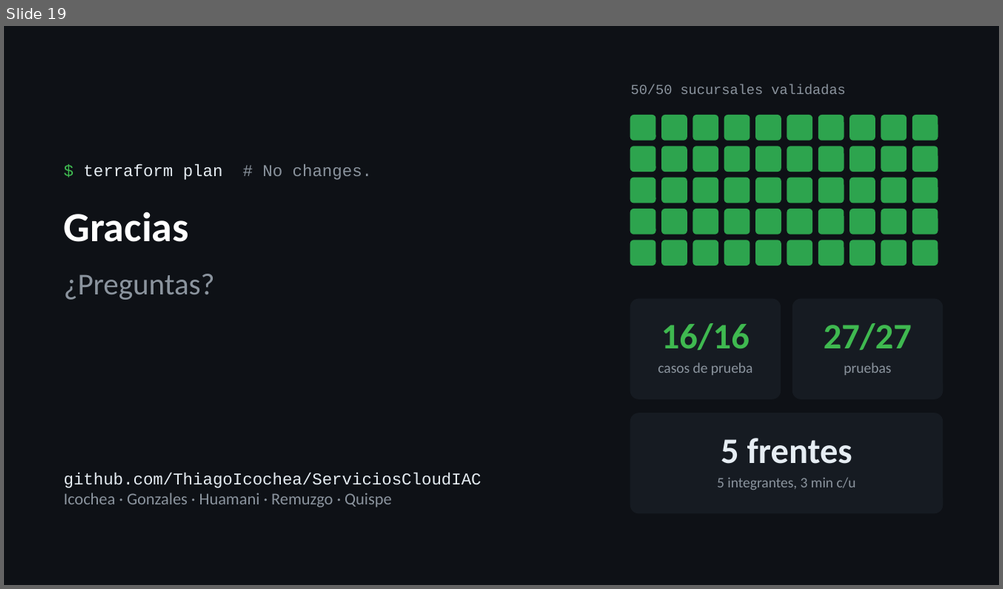
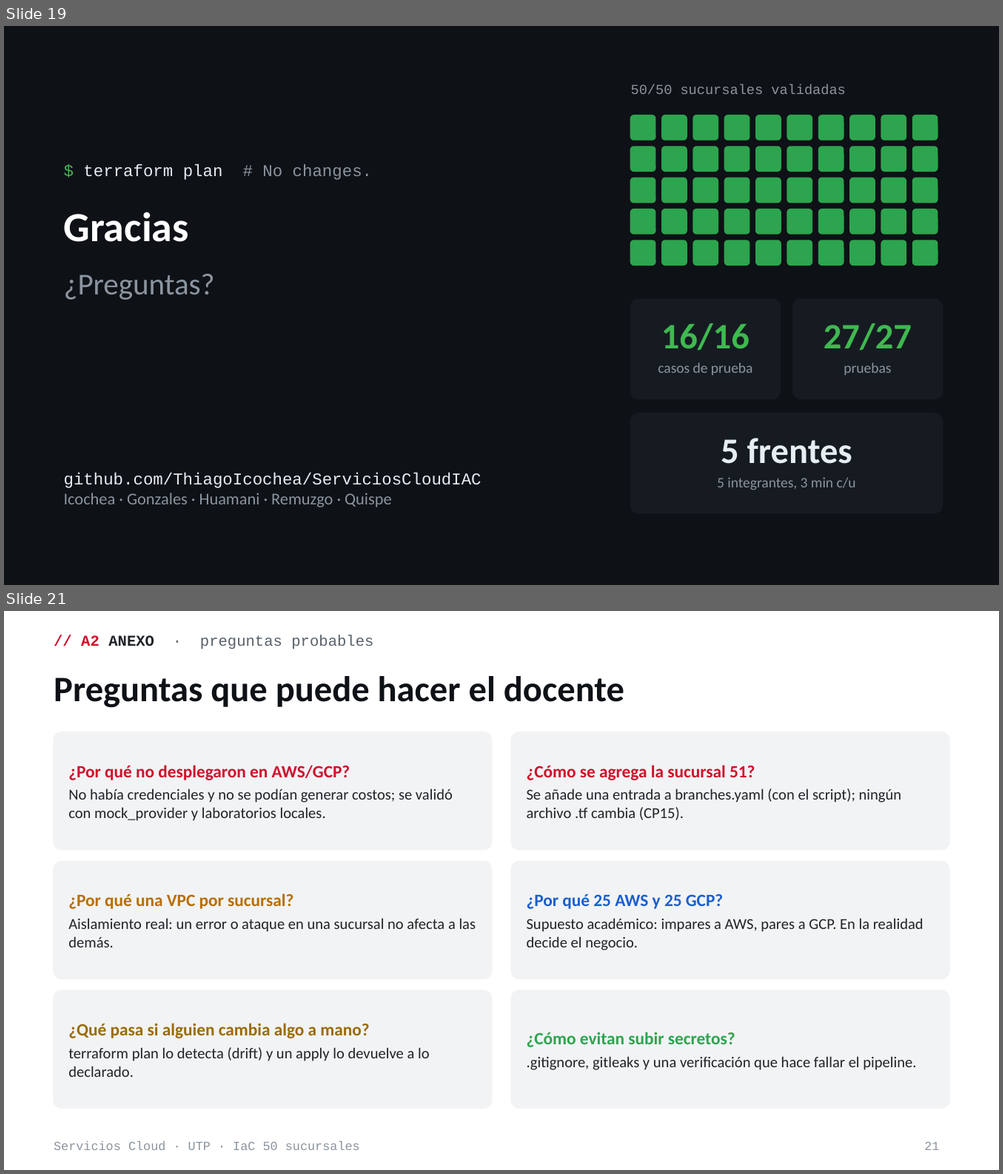
Before and after one commit to ThiagoIcochea/ServiciosCloudIAC, a slide deck: docs/academic/Sustentacion-IaC-50-Sucursales.pptx. Shown one above the other, each under a label of ours: slide 19 before the commit, slides 19 and 21 after it; the slides between them are not shown. The pictures are 1003x589 and 1003x1174 pixels, drawn with LibreOffice and Linux fonts; fonts in the diff are those of the drawing. Boxes give left, top, right and bottom in pixels: in the first picture for what was removed or moved away, otherwise in the second. Text is boxed around its words. In the diff, an @@ line names an element or a change of style, - is before the commit and + after.

```diff
--- a/docs/academic/Sustentacion-IaC-50-Sucursales.pptx
+++ b/docs/academic/Sustentacion-IaC-50-Sucursales.pptx
@@ slide 21 added at bbox=[4, 611, 999, 1170], background #FFFFFF @@
@@ text added at bbox=[81, 635, 373, 649], 11 pt, text #57606A @@
+// A2 ANEXO · preguntas probables
@@ title added at bbox=[54, 676, 624, 708], 26 pt, text #0E1116, bold @@
+Preguntas que puede hacer el docente
@@ rounded rectangle added at bbox=[54, 732, 492, 850], fill #F2F3F5, outline #F2F3F5 1 pt @@
@@ rounded rectangle added at bbox=[511, 732, 949, 850], fill #F2F3F5, outline #F2F3F5 1 pt @@
@@ text added at bbox=[68, 765, 452, 821], 11 pt, text #1F2328 @@
+¿Por qué no desplegaron en AWS/GCP?
+No había credenciales y no se podían generar costos; se validó con mock_provider y laboratorios locales.
@@ text added at bbox=[526, 765, 902, 820], 11 pt, text #1F2328 @@
+¿Cómo se agrega la sucursal 51?
+Se añade una entrada a branches.yaml (con el script); ningún archivo .tf cambia (CP15).
@@ rounded rectangle added at bbox=[54, 862, 492, 979], fill #F2F3F5, outline #F2F3F5 1 pt @@
@@ rounded rectangle added at bbox=[511, 862, 949, 979], fill #F2F3F5, outline #F2F3F5 1 pt @@
@@ text added at bbox=[68, 894, 476, 948], 11 pt, text #1F2328 @@
+¿Por qué una VPC por sucursal?
+Aislamiento real: un error o ataque en una sucursal no afecta a las demás.
@@ text added at bbox=[526, 894, 923, 951], 11 pt, text #1F2328 @@
+¿Por qué 25 AWS y 25 GCP?
+Supuesto académico: impares a AWS, pares a GCP. En la realidad decide el negocio.
@@ rounded rectangle added at bbox=[54, 991, 492, 1108], fill #F2F3F5, outline #F2F3F5 1 pt @@
@@ rounded rectangle added at bbox=[511, 991, 949, 1108], fill #F2F3F5, outline #F2F3F5 1 pt @@
@@ text added at bbox=[68, 1023, 430, 1077], 11 pt, text #1F2328 @@
+¿Qué pasa si alguien cambia algo a mano?
+terraform plan lo detecta (drift) y un apply lo devuelve a lo declarado.
@@ text added at bbox=[526, 1032, 916, 1071], 11 pt, text #1F2328 @@
+¿Cómo evitan subir secretos?
+.gitignore, gitleaks y una verificación que hace fallar el pipeline.
@@ text added at bbox=[54, 1142, 360, 1150], 9 pt, text #8B949E @@
+Servicios Cloud · UTP · IaC 50 sucursales
@@ page number added at bbox=[924, 1142, 939, 1150], 9 pt, text #8B949E @@
+21
```
Also in this commit, not shown: 6 slides changed, 1 other slide added, 20 other files.
